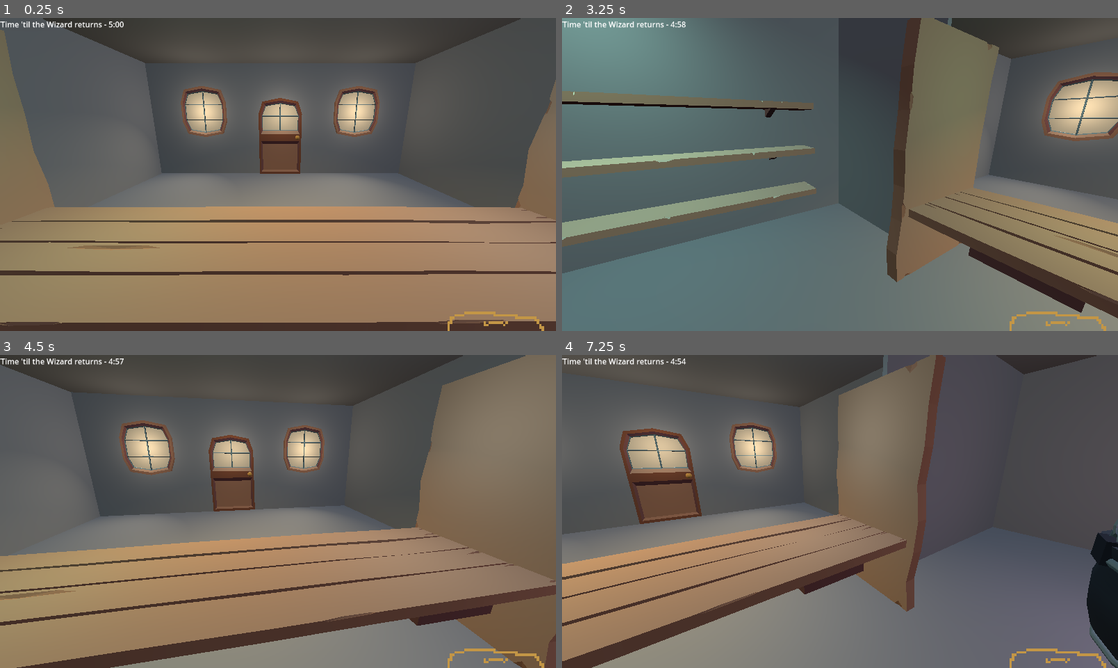
Above: before the commit, frames 1-4 (two rows, left to right).
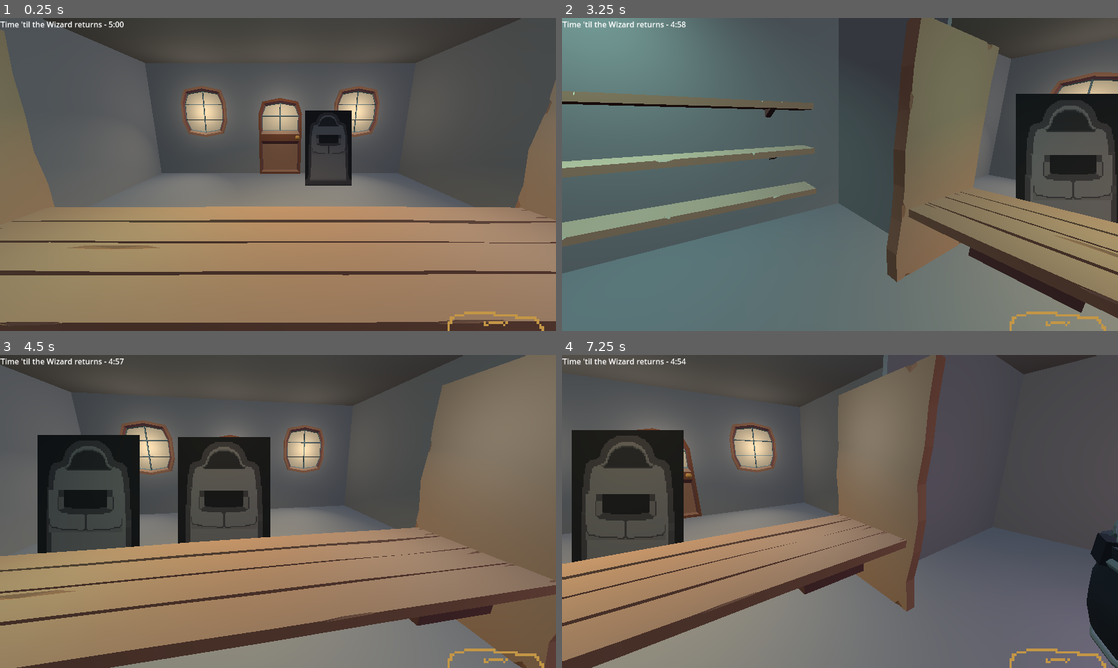
Above: after the commit, the same moments.

Repository: abilliontrillionstars/potion-meld
Game: Godot game, scene res://Scenes/game.tscn
Same seed, same stepped clock (60 frames per second), same inputs: the game is played once before the commit and once after it.
Inputs:
- Up to frame 1 (0.25 s): no input
- Up to frame 2 (3.25 s): tap Left (look_left) at 0.6, 2.1 s; tap Right (look_right) at 1.35, 2.85 s; tap Enter at 2.75 s
- Up to frame 3 (4.5 s): tap Left (look_left) at 3.6 s; tap Right (look_right) at 4.35 s
- Up to frame 4 (7.25 s): tap Left (look_left) at 5.1, 6.6 s; tap Right (look_right) at 5.85 s

The runs differ from the first frame. In frame 1, 1.5% of the frame differs, in the area x 54-64%, y 29-54%; in frame 2, 5.0%; in frame 3, 11%, in the area x 6-49%, y 25-64%; in frame 4, 6.4%.

Commit message:
Implemented base NPC class, NPCManager, Order

Diff:
--- /dev/null
+++ b/potion-meld/Scenes/PackedScenes/npc.tscn
@@ -0,0 +1,98 @@
+[gd_scene load_steps=8 format=3 uid="uid://cched7ca6n0xd"]
+
+[ext_resource type="Script" uid="uid://itq7exuwbt2f" path="res://Scripts/NPC.gd" id="1_1o54b"]
+[ext_resource type="Texture2D" uid="uid://yx8kr2b5iunx" path="res://Textures/NPC.png" id="2_kmhqc"]
+[ext_resource type="Texture2D" uid="uid://d18xykkd7da14" path="res://Textures/NPCArms.png" id="3_kmhqc"]
+
+[sub_resource type="Animation" id="Animation_kmhqc"]
+resource_name = "NPCArms"
+length = 3.0
+loop_mode = 1
+tracks/0/type = "bezier"
+tracks/0/imported = false
+tracks/0/enabled = true
+tracks/0/path = NodePath("Body/Arms:position:y")
+tracks/0/interp = 1
+tracks/0/loop_wrap = true
+tracks/0/keys = {
+"handle_modes": PackedInt32Array(3, 3, 3),
+"points": PackedFloat32Array(0.1, -0.633333, 0.000297911, 0.633333, -0.000297911, 0.05, -0.566667, 0.000776239, 0.566667, -0.000776239, 0.1, -0.6, -0.000297911, 0.6, 0.000297911),
+"times": PackedFloat32Array(0, 1.5, 3)
+}
+
+[sub_resource type="Animation" id="Animation_lkyv1"]
+length = 0.001
+tracks/0/type = "bezier"
+tracks/0/imported = false
+tracks/0/enabled = true
+tracks/0/path = NodePath("Body/Arms:position:y")
+tracks/0/interp = 1
+tracks/0/loop_wrap = true
+tracks/0/keys = {
+"handle_modes": PackedInt32Array(0),
+"points": PackedFloat32Array(0, -0.25, 0, 0.25, 0),
+"times": PackedFloat32Array(0)
+}
+tracks/1/type = "bezier"
+tracks/1/imported = false
+tracks/1/enabled = true
+tracks/1/path = NodePath("Body:modulate:a")
+tracks/1/interp = 1
+tracks/1/loop_wrap = true
+tracks/1/keys = {
+"handle_modes": PackedInt32Array(0),
+"points": PackedFloat32Array(0, -0.25, 0, 0.25, 0),
+"times": PackedFloat32Array(0)
+}
+
+[sub_resource type="Animation" id="Animation_3h4o7"]
+resource_name = "NPCAppear"
+tracks/0/type = "bezier"
+tracks/0/imported = false
+tracks/0/enabled = true
+tracks/0/path = NodePath("Body:modulate:a")
+tracks/0/interp = 1
+tracks/0/loop_wrap = true
+tracks/0/keys = {
+"handle_modes": PackedInt32Array(0, 0),
+"points": PackedFloat32Array(0, -0.25, 0, 0.25, 0, 1, -0.25, 0, 0.25, 0),
+"times": PackedFloat32Array(0, 1)
+}
+
+[sub_resource type="AnimationLibrary" id="AnimationLibrary_3h4o7"]
+_data = {
+&"NPCAppear": SubResource("Animation_3h4o7"),
+&"NPCArms": SubResource("Animation_kmhqc"),
+&"RESET": SubResource("Animation_lkyv1")
+}
+
+[node name="Node3D" type="Node3D"]
+script = ExtResource("1_1o54b")
+
+[node name="Body" type="Sprite3D" parent="."]
+transform = Transform3D(2, 0, 0, 0, 2, 0, 0, 0, 2, 0, 1.38028, 0)
+modulate = Color(1, 1, 1, 0)
+billboard = 1
+shaded = true
+alpha_cut = 3
+alpha_antialiasing_mode = 2
+texture_filter = 0
+texture = ExtResource("2_kmhqc")
+
+[node name="Arms" type="Sprite3D" parent="Body"]
+transform = Transform3D(1, 0, 0, 0, 1, 0, 0, 0, 1, 0, 0, -0.01)
+billboard = 1
+shaded = true
+alpha_cut = 3
+texture_filter = 2
+texture = ExtResource("3_kmhqc")
+
+[node name="BodyAnimationPlayer" type="AnimationPlayer" parent="."]
+libraries = {
+&"": SubResource("AnimationLibrary_3h4o7")
+}
+
+[node name="ArmsAnimationPlayer" type="AnimationPlayer" parent="."]
+libraries = {
+&"": SubResource("AnimationLibrary_3h4o7")
+}
--- a/potion-meld/Scenes/game.tscn
+++ b/potion-meld/Scenes/game.tscn
@@ -1,18 +1,20 @@
-[gd_scene load_steps=21 format=3 uid="uid://rbtnml6u88wx"]
+[gd_scene load_steps=23 format=3 uid="uid://rbtnml6u88wx"]
 
 [ext_resource type="Script" uid="uid://bpmqs7r27ymer" path="res://Scripts/GameManager.gd" id="1_ebmjs"]
 [ext_resource type="PackedScene" uid="uid://v6meuafbqk1b" path="res://Scenes/PackedScenes/cauldron.tscn" id="3_3dryh"]
 [ext_resource type="Script" uid="uid://cd2cfh6xcjk7q" path="res://Scripts/CameraController.gd" id="3_wowpa"]
 [ext_resource type="Environment" uid="uid://kof6le8h2tg8" path="res://Scenes/enviro.tres" id="3_wrm1d"]
-[ext_resource type="PackedScene" uid="uid://k461333llrkv" path="res://Models/counter.fbx" id="5_wowpa"]
-[ext_resource type="PackedScene" uid="uid://dthtf3qptidiw" path="res://Models/countersides.fbx" id="6_i6g32"]
-[ext_resource type="PackedScene" uid="uid://c0h4xqj1tmy8n" path="res://Models/table.fbx" id="7_1l0tm"]
-[ext_resource type="PackedScene" uid="uid://2qvi0ha067dj" path="res://Models/door.fbx" id="8_v158k"]
-[ext_resource type="PackedScene" uid="uid://clinl35gwqfv1" path="res://Models/window.fbx" id="9_h4fw4"]
-[ext_resource type="PackedScene" uid="uid://d32w7ml6ilp8u" path="res://Models/shelves.fbx" id="10_ldgsr"]
-[ext_resource type="Texture2D" uid="uid://bb37pfg4ipych" path="res://Textures/component drawer.png" id="11_o5yvi"]
-[ext_resource type="Script" path="res://Scripts/drawer.gd" id="12_rku1e"]
-[ext_resource type="Script" path="res://Scripts/day_timer.gd" id="13_rfjv2"]
+[ext_resource type="PackedScene" uid="uid://bptvd6yh36f1x" path="res://Models/counter.fbx" id="5_wowpa"]
+[ext_resource type="PackedScene" uid="uid://ddef3ii6grjab" path="res://Models/countersides.fbx" id="6_i6g32"]
+[ext_resource type="PackedScene" uid="uid://c5nv5fud8gj15" path="res://Models/table.fbx" id="7_1l0tm"]
+[ext_resource type="PackedScene" uid="uid://cabhfxdpql623" path="res://Models/door.fbx" id="8_v158k"]
+[ext_resource type="PackedScene" uid="uid://b3cjv1oe2og6s" path="res://Models/window.fbx" id="9_h4fw4"]
+[ext_resource type="PackedScene" uid="uid://nvmydtfupqqn" path="res://Models/shelves.fbx" id="10_ldgsr"]
+[ext_resource type="Texture2D" uid="uid://l842s41x4hxu" path="res://Textures/component drawer.png" id="11_o5yvi"]
+[ext_resource type="Script" uid="uid://g1cpupsbd43p" path="res://Scripts/drawer.gd" id="12_rku1e"]
+[ext_resource type="Script" uid="uid://bxgvk8ylb04a7" path="res://Scripts/day_timer.gd" id="13_rfjv2"]
+[ext_resource type="PackedScene" uid="uid://ckhydoh7t1nww" path="res://Models/stirrer.fbx" id="15_nb51f"]
+[ext_resource type="PackedScene" uid="uid://cched7ca6n0xd" path="res://Scenes/PackedScenes/npc.tscn" id="16_nnt18"]
 
 [sub_resource type="Animation" id="Animation_3dryh"]
 resource_name = "CameraBob"
@@ -343,6 +345,12 @@
 [node name="Timer" type="Timer" parent="HUD/DayTimerTest"]
 autostart = true
 
+[node name="stirrer" parent="." instance=ExtResource("15_nb51f")]
+transform = Transform3D(-0.949283, 0, 0.314423, 0, 1, 0, -0.314423, 0, -0.949283, -6.18822, -0.200901, -1.52272)
+
+[node name="Node3D" parent="." instance=ExtResource("16_nnt18")]
+transform = Transform3D(1, 0, 0, 0, 1, 0, 0, 0, 1, 2.97457, 0, 3.34303)
+
 [connection signal="ready" from="Geometry/MeshInstance3D8" to="HUD/TextureButton" method="_on_mesh_instance_3d_8_ready"]
 [connection signal="pressed" from="HUD/TextureButton" to="HUD/TextureButton" method="_on_pressed"]
 [connection signal="ready" from="HUD/TextureButton" to="HUD/TextureButton" method="_on_ready"]
--- /dev/null
+++ b/potion-meld/Scripts/NPC.gd
@@ -0,0 +1,40 @@
+extends Node3D
+
+class_name NPC
+
+var npc_order: NPCOrder
+var npc_wait_timer: float
+var next_destination: Vector3
+var counter_spot_id: int
+
+var movespeed = 5.0
+
+var lifetime = 0.0
+var moving = false
+var approached = false
+
+func _ready() -> void:
+	npc_order = NPCOrder.new()
+	npc_order.randomize_order()
+	position.x = randf_range(-5, 5)
+	position.z = randf_range(8.0, 9.0)
+	var node = get_child(0) as Sprite3D
+	get_child(2).play("NPCArms")
+	get_child(1).play("NPCAppear")
+
+func _process(delta: float) -> void:
+	lifetime += delta
+	if lifetime > 1.0 and !approached:
+		var counter_info = NpcManager.get_next_open_counter_spot()
+		if counter_info[0] != -1:
+			approached = true
+			counter_spot_id = counter_info[0]
+			next_destination = counter_info[1]
+			NpcManager.occupy_counter_spot(counter_spot_id)
+			moving = true
+		else:
+			lifetime -= 5.0
+	if moving:
+		var dir = (next_destination - position).normalized()
+		position += dir * movespeed * delta
+		#next_destination = Vector3(randi_range(-1, 1))
--- /dev/null
+++ b/potion-meld/Scripts/NPCManager.gd
@@ -0,0 +1,42 @@
+extends Node
+
+var npc_scene = preload("res://Scenes/PackedScenes/npc.tscn")
+var npcs = []
+var spawn_timer = 0.0
+var time_to_spawn_next = randi_range(10, 20)
+var first_npc = false
+var counter_spots_avail = [true, true, true]
+var counter_spots = [Vector3(2.5, 0.0, 4.0), Vector3(0.0, 0.0, 4.0), Vector3(-2.5, 0.0, 4.0)]
+
+func _init() -> void:
+	pass
+	#AddNPC()
+
+func _process(delta: float) -> void:
+	spawn_timer += delta
+	if !first_npc:
+		if spawn_timer > 1.0:
+			AddNPC()
+			first_npc = true
+	if spawn_timer > time_to_spawn_next:
+		time_to_spawn_next = randi_range(20, 30)
+		spawn_timer = 0.0
+		AddNPC()
+
+func AddNPC():
+	var new_npc = npc_scene.instantiate()
+	get_parent().add_child(new_npc)
+	npcs.append(npc_scene.instantiate())
+
+func get_next_open_counter_spot():
+	if counter_spots_avail[1]:
+		return [1, counter_spots[1]]
+	elif counter_spots_avail[0]:
+		return [0, counter_spots[0]]
+	elif counter_spots_avail[2]:
+		return [2, counter_spots[2]]
+	else:
+		return [-1, null]
+
+func occupy_counter_spot(spot_id: int):
+	counter_spots_avail[spot_id] = false
--- /dev/null
+++ b/potion-meld/Scripts/Order.gd
@@ -0,0 +1,15 @@
+extends Node
+
+class_name NPCOrder
+
+enum order_potion_type { Flight, Nausea, Drowsiness }
+enum order_viscosity_type { VeryThin, Thin, Normal, Thick, VeryThick}
+var order_type
+var order_length: float
+var order_viscosity
+
+func randomize_order():
+	order_type = order_potion_type.keys()[randi() % order_potion_type.size()]
+	order_length = randi_range(30, 45)
+	order_viscosity = order_viscosity_type.keys()[randi() % order_viscosity_type.size()]
+	#print (order_type)
--- a/potion-meld/project.godot
+++ b/potion-meld/project.godot
@@ -14,6 +14,10 @@
 run/main_scene="uid://rbtnml6u88wx"
 config/features=PackedStringArray("4.4", "Forward Plus")
 config/icon="res://icon.svg"
+
+[autoload]
+
+NpcManager="*res://Scripts/NPCManager.gd"
 
 [display]
 
Not shown, added: potion-meld/Scripts/NPC.gd.uid
Not shown, added: potion-meld/Scripts/NPCManager.gd.uid
Not shown, added: potion-meld/Scripts/Order.gd.uid
